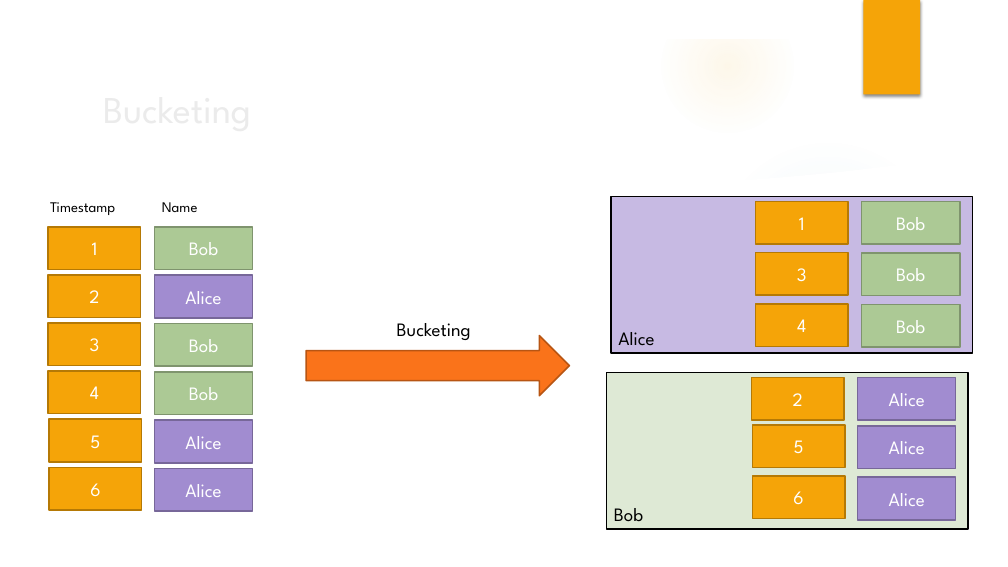
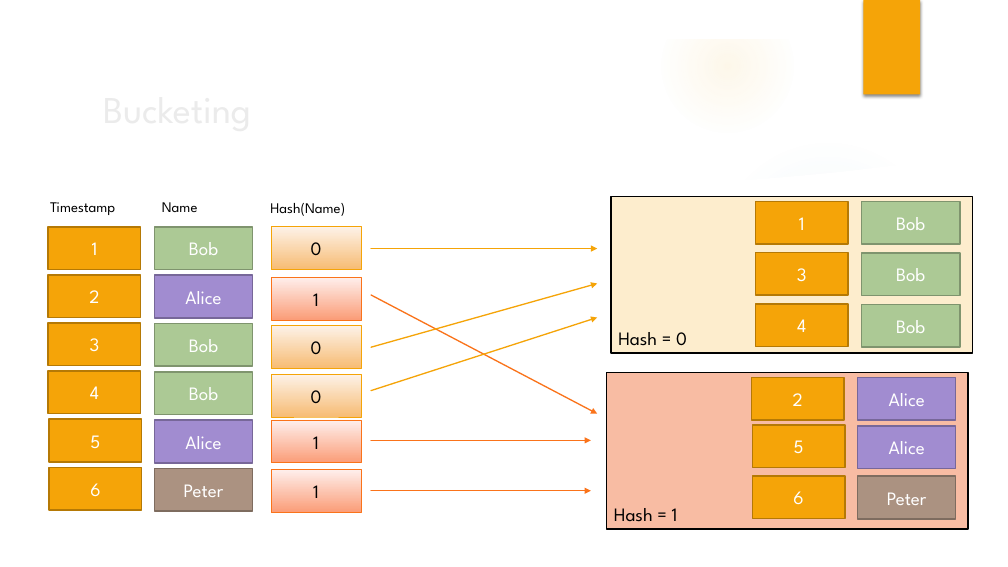
Before and after one commit to azimmerman0125/spark-training-october-13, a slide deck: slide 35 of slides/Introduction to Apache Spark.pptx (slide 28 before the commit). Drawn at 1008x567 pixels with LibreOffice and Linux fonts; fonts in the diff are those of the drawing; background and template pictures are left out. Boxes give left, top, right and bottom in pixels: in the first picture for what was removed or moved away, otherwise in the second. Text is boxed around its words. In the diff, an @@ line names an element or a change of style, - is before the commit and + after.

```diff
--- a/slides/Introduction to Apache Spark.pptx
+++ b/slides/Introduction to Apache Spark.pptx
@@ text added at <box>270,203,345,216</box>, 14 pt, text #000000 @@
+Hash(Name)
@@ rectangle "Hash = 0" at <box>611,197,972,353</box>: fill #C7BAE3 to #FDEDCD @@
@@ rectangle added at <box>271,227,361,269</box>, fill gradient #FDF2E9 to #F8BD75, outline #F5A408 0.75 pt, 18 pt, text #000000 @@
+0
@@ arrow added from (371, 249) to (597, 249), #F5A408 1.25 pt @@
@@ rectangle added at <box>271,278,361,320</box>, fill gradient #FEF0ED to #FB9E78, outline #FA731A 0.75 pt, 18 pt, text #000000 @@
+1
@@ arrow added from (371, 295) to (597, 414), #FA731A 1.25 pt @@
@@ arrow added from (371, 347) to (597, 284), #F5A408 1.25 pt @@
@@ rectangle added at <box>271,326,361,368</box>, fill gradient #FDF2E9 to #F8BD75, outline #F5A408 0.75 pt, 18 pt, text #000000 @@
+0
@@ arrow added from (371, 391) to (597, 318), #F5A408 1.25 pt @@
@@ text removed at <box>397,323,471,340</box> @@
-Bucketing
@@ right arrow removed at <box>306,336,569,396</box> @@
@@ text in rectangle at <box>618,332,687,346</box>: text changed @@
-Alice
+Hash = 0
@@ rectangle added at <box>271,374,361,417</box>, fill gradient #FDF2E9 to #F8BD75, outline #F5A408 0.75 pt, 18 pt, text #000000 @@
+0
@@ rectangle "Hash = 1" at <box>606,373,968,529</box>: fill #DEE9D5 to #F8BCA3 @@
@@ rectangle added at <box>271,420,361,463</box>, fill gradient #FEF0ED to #FB9E78, outline #FA731A 0.75 pt, 18 pt, text #000000 @@
+1
@@ arrow added from (371, 441) to (591, 441), #FA731A 1.25 pt @@
@@ rectangle "Peter" at <box>154,469,253,511</box>: fill #A18CD0 to #AB9281; outline #77689A 1.5 pt to #7F6C5F 1.5 pt @@
@@ rectangle added at <box>271,470,361,512</box>, fill gradient #FEF0ED to #FB9E78, outline #FA731A 0.75 pt, 18 pt, text #000000 @@
+1
@@ rectangle "Peter" at <box>858,476,956,519</box>: fill #A18CD0 to #AB9281; outline #77689A 1.5 pt to #7F6C5F 1.5 pt @@
@@ text in rectangle at <box>184,484,224,497</box>: text changed @@
-Alice
+Peter
@@ arrow added from (371, 491) to (591, 491), #FA731A 1.25 pt @@
@@ text in rectangle at <box>614,508,678,522</box>: text changed @@
-Bob
+Hash = 1
@@ text in rectangle at <box>887,492,927,505</box>: text changed @@
-Alice
+Peter
```
Also in this commit, not shown: 11 other slides changed, 15 slides added, 3 slides removed.
